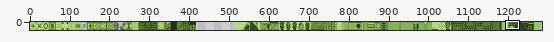
File history of a sprite sheet, aspectlegend/images/train_map.png. Above, an overview of the earlier version with the close-up marked.
Close-up. Earlier state:
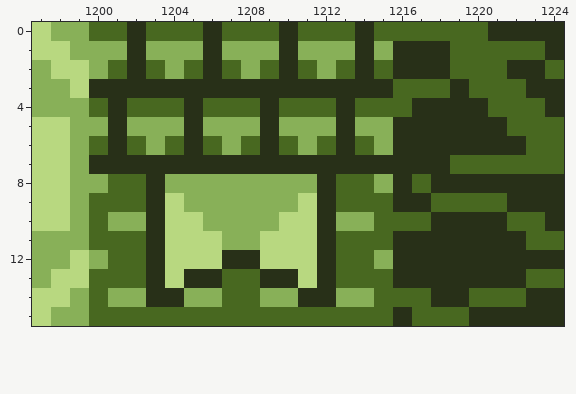
The file is 2560x16 pixels. Shown: x 1197..1224, y 0..15. The wide view leaves out empty margins.
New version:
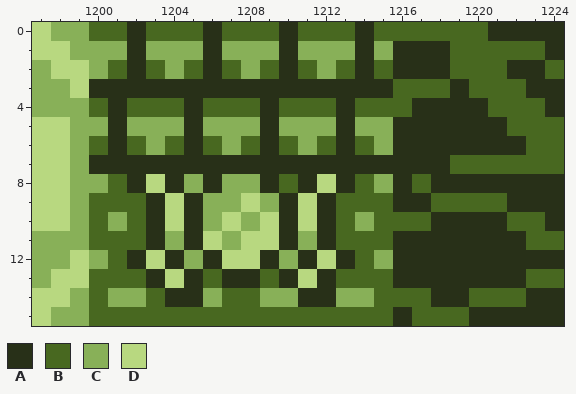
Palette (. is transparent): A #283018  B #486820  C #88b058  D #b8d880
Difference:
Changed rows in their new state; - is an unchanged pixel.
first column x 1202:
 8 ADA-A--ABADA
 9 ---A--D-A---
10 B--A-D-DA--B
11 --CA--D-AC--
12 ADACADDACADA
13 ----BAAB----
14 -B-A--------
